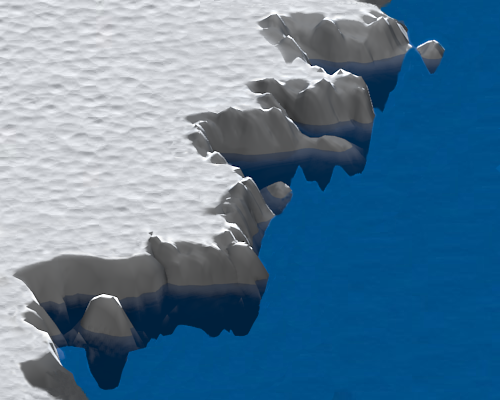
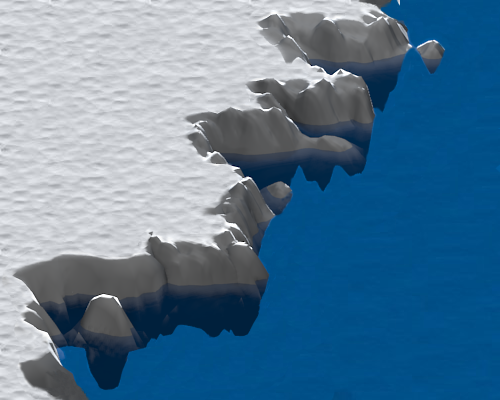
Layers edited between the first and the second 500 x 400 image:
painted on "Pasted Layer" over [0, 0, 400, 400]
